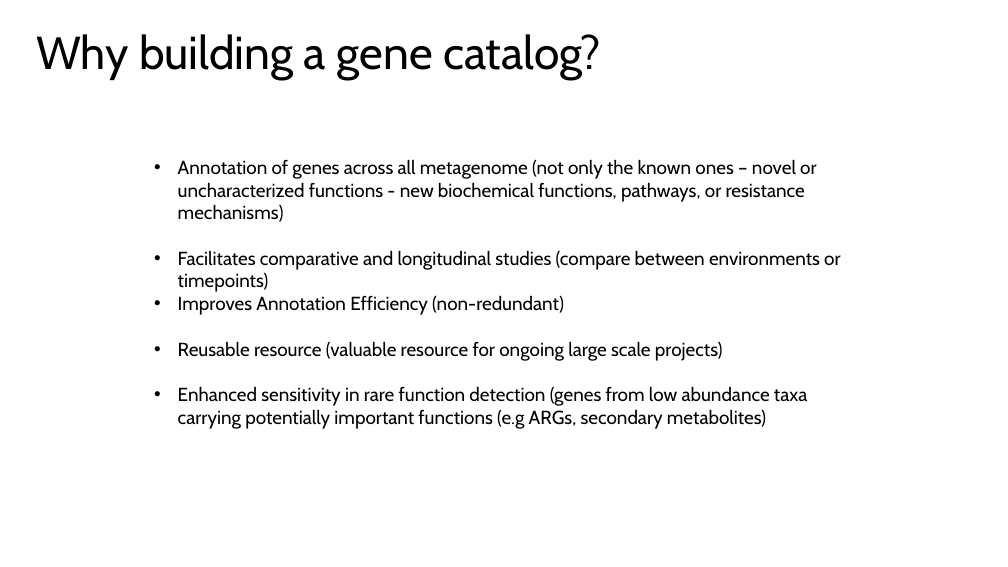
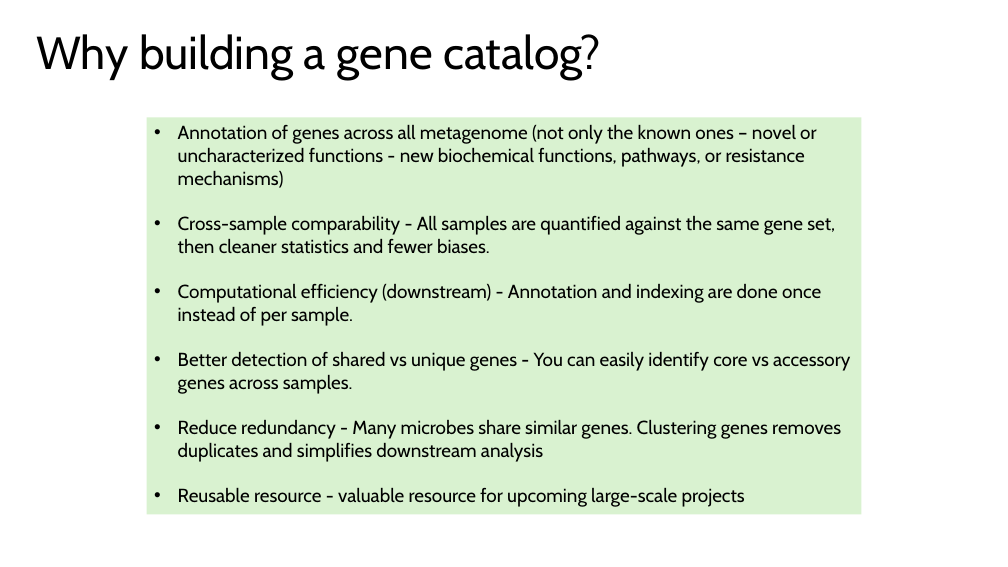
Before and after one commit to biosustain/dsp_metagenomics_training, a slide deck: slide 37 of course_contents/IntroMetagenomics.pptx. Drawn at 1008x567 pixels with LibreOffice and Linux fonts; fonts in the diff are those of the drawing. Boxes give left, top, right and bottom in pixels: in the first picture for what was removed or moved away, otherwise in the second. Text is boxed around its words. In the diff, an @@ line names an element or a change of style, - is before the commit and + after.

```diff
--- a/course_contents/IntroMetagenomics.pptx
+++ b/course_contents/IntroMetagenomics.pptx
@@ rectangle "Annotation of genes across all ...": place and size @@
-rectangle "Annotation of genes across all ..." at [178,159,840,429]
+rectangle "Annotation of genes across all ..." at [147,117,861,514]
@@ rectangle "Annotation of genes across all ..." at [147,117,861,514]: fill none to #D9F2D0 @@
@@ text in rectangle at [178,215,850,507]: text changed @@
-• Facilitates comparative and longitudinal studies (compare between environments or timepoints)
-• Improves Annotation Efficiency (non-redundant)
-• Reusable resource (valuable resource for ongoing large scale projects)
-• Enhanced sensitivity in rare function detection (genes from low abundance taxa carrying potentially important functions (e.g ARGs, secondary metabolites)
+• Cross-sample comparability - All samples are quantified against the same gene set, then cleaner statistics and fewer biases.
+• Computational efficiency (downstream) - Annotation and indexing are done once instead of per sample.
+• Better detection of shared vs unique genes - You can easily identify core vs accessory genes across samples.
+• Reduce redundancy - Many microbes share similar genes. Clustering genes removes duplicates and simplifies downstream analysis
+• Reusable resource - valuable resource for upcoming large-scale projects
```
Also in this commit, not shown: 11 other slides changed, 1 other file.
